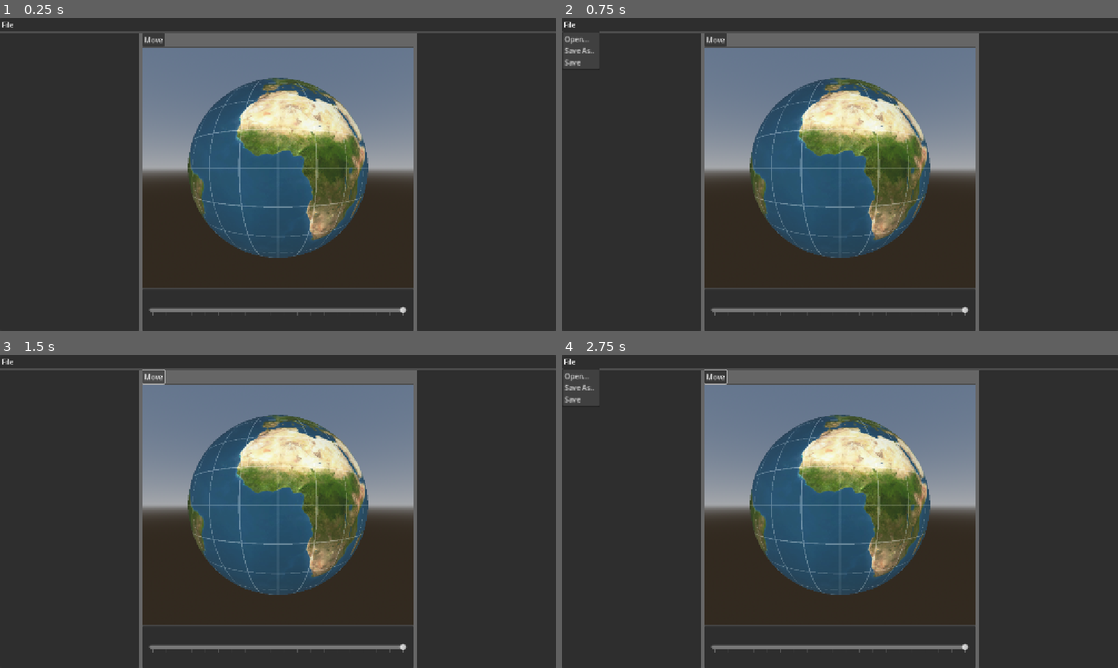
Above: before the commit, frames 1-4 (two rows, left to right).
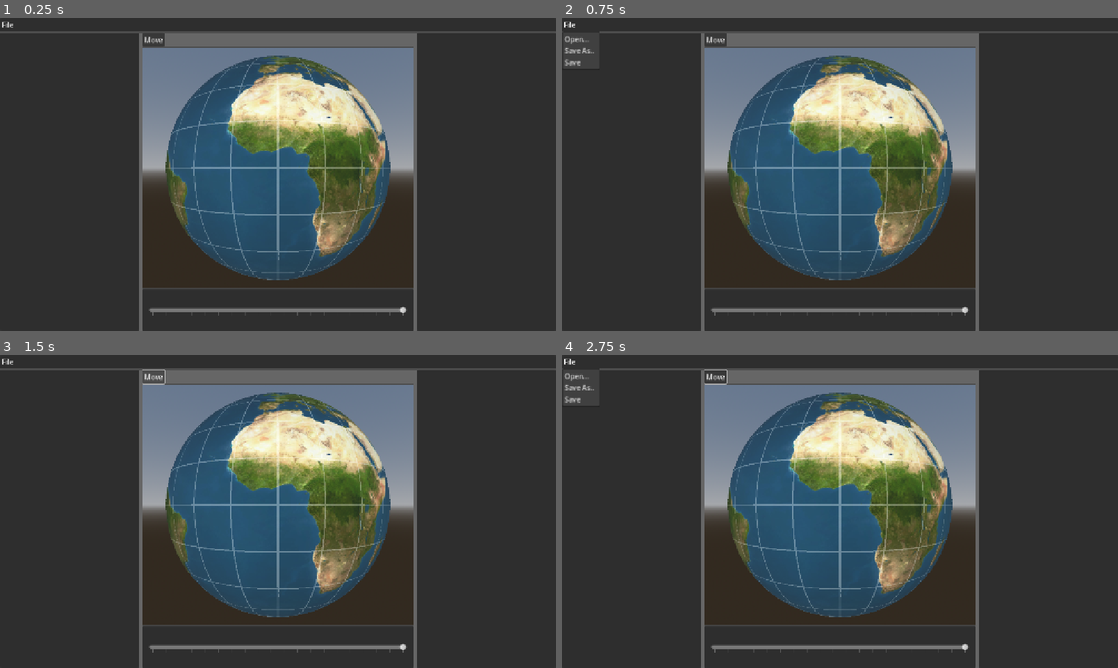
Above: after the commit, the same moments.

Repository: reni-ferenczi/geotekton
Game: Godot game, scene res://Scenes/Editor/editor.tscn
Same seed, same stepped clock (60 frames per second), same inputs: the game is played once before the commit and once after it.
Inputs:
- Up to frame 1 (0.25 s): no input
- Up to frame 2 (0.75 s): click "File" at 0.5 s
- Up to frame 3 (1.5 s): click "Move" at 1.25 s
- Up to frame 4 (2.75 s): click "File" at 2 s

The runs differ from the first frame. In frame 1, 14% of the frame differs, in the area x 29-71%, y 12-84%; in frame 2, 14%; in frame 3, 14%; in frame 4, 14%.

Commit message:
FOV 60 degrees

Diff:
--- a/Scenes/Editor/editor.tscn
+++ b/Scenes/Editor/editor.tscn
@@ -92,8 +92,9 @@
 unique_name_in_owner = true
 
 [node name="Camera3D" type="Camera3D" parent="LeftSplitter/RightSplitter/Center/View/SubViewport"]
-transform = Transform3D(1, 0, 0, 0, 1, 0, 0, 0, 1, 0, 0, 1)
+transform = Transform3D(1, 0, 0, 0, 1, 0, 0, 0, 1, 0, 0, 1.05)
 current = true
+fov = 60.0
 
 [node name="WorldEnvironment" type="WorldEnvironment" parent="LeftSplitter/RightSplitter/Center/View/SubViewport"]
 environment = SubResource("Environment_ub1o7")
--- a/Scenes/Planet/planet.tscn
+++ b/Scenes/Planet/planet.tscn
@@ -49,9 +49,10 @@
 metadata/_edit_lock_ = true
 
 [node name="Camera3D" type="Camera3D" parent="."]
-transform = Transform3D(1, 0, 0, 0, 1, 0, 0, 0, 1, 0, 0, 1)
+transform = Transform3D(1, 0, 0, 0, 1, 0, 0, 0, 1, 0, 0, 1.05)
+fov = 60.0
 metadata/_edit_lock_ = true
 
 [node name="DirectionalLight3D" type="DirectionalLight3D" parent="."]
-transform = Transform3D(1, 0, 0, 0, 1, 0, 0, 0, 1, 0, 0, 1.5)
+transform = Transform3D(1, 0, 0, 0, 1, 0, 0, 0, 1, 0, 0, 2)
 metadata/_edit_lock_ = true
